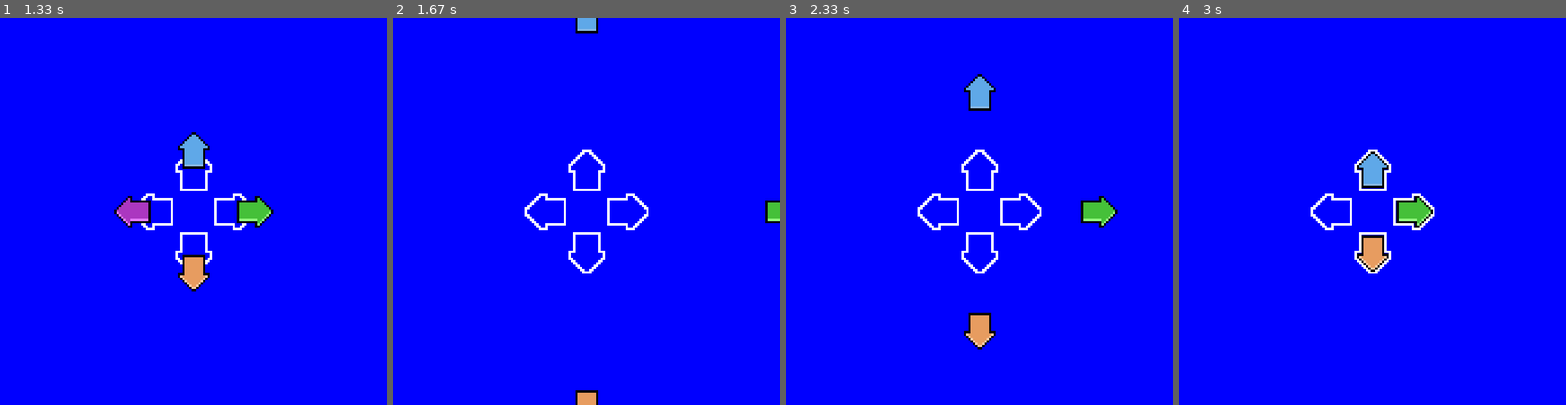
Above: before the commit, frames 1-4 (left to right).
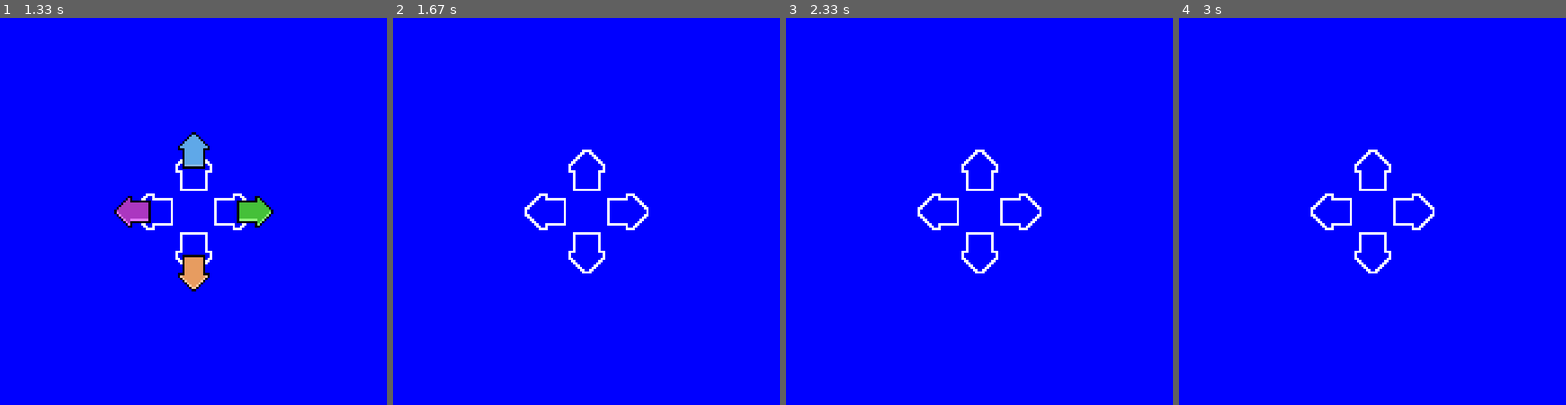
Above: after the commit, the same moments.

Repository: EnzoLuidge/PyGame
Game: pygame game, started from Jogo.py
The game is run twice, just before and just after one commit, with the same random seed, the same clock (stepped at 60 frames per second) and the same inputs.
Inputs:
- Up to frame 1 (1.33 s): no input
- Up to frame 2 (1.67 s): no input
- Up to frame 3 (2.33 s): no input
- Up to frame 4 (3 s): no input

Frame 1 is identical in both runs. In frame 2, 0.7% of the frame differs, in the area x 47-100%, y 0-100%; in frame 3, 1.6%, in the area x 46-86%, y 14-86%; in frame 4, 1.6%.

Commit message:
Sistema kill para todas as setas

Diff:
--- a/Jogo.py
+++ b/Jogo.py
@@ -71,31 +71,20 @@
             self.last = pygame.time.get_ticks()
             # Se a diferença de tempo for menor que 100 milissegundos, é válido.
 
-            if self.last-self.now < 1500:
-                self.state = True
-                print("fala zeze")
-            else:
-                self.state = False
-                self.kill()
-                print('risos')
-
-
-
-    # Checa se o tempo apertado é no range válido
-    def check_tempo_certo(self):
-        # Pega o tempo de agora
-        now = pygame.time.get_ticks()
-
-        # Se a diferença de tempo for menor que 100 milissegundos, é válido.
-        if now-self.last < 100:
-            self.state = True
-        else:
-            self.state = False
-
+            if self.last-self.now < 1600:
+                self.state = True
+
+            else:
+                self.state = False
+                self.kill()
 
 
 class seta_up(pygame.sprite.Sprite):
     def __init__(self):
+        #variável que vai ser usada para checar o tempo
+        self.last = 0
+        # Pega o tempo de agora
+        self.now = pygame.time.get_ticks()
         #construtor da classe mãe (Sprite)
         pygame.sprite.Sprite.__init__(self)
 
@@ -110,10 +99,23 @@
         # Atualizando a posição da seta
         self.rect.y += self.speedy
         if self.rect.centery >= HEIGHT/2-button_height:
-            self.rect.y = -button_width
+            self.speedy = 0
+            self.last = pygame.time.get_ticks()
+            # Se a diferença de tempo for menor que 100 milissegundos, é válido.
+
+            if self.last-self.now < 1600:
+                self.state = True
+
+            else:
+                self.state = False
+                self.kill()
 
 class seta_right(pygame.sprite.Sprite):
     def __init__(self):
+        #variável que vai ser usada para checar o tempo
+        self.last = 0
+        # Pega o tempo de agora
+        self.now = pygame.time.get_ticks()
         #construtor da classe mãe (Sprite)
         pygame.sprite.Sprite.__init__(self)
 
@@ -128,10 +130,24 @@
         # Atualizando a posição da seta
         self.rect.x -= self.speedx
         if self.rect.centerx <= WIDTH/2+button_width:
-            self.rect.x = WIDTH
+            self.speedx = 0
+            self.last = pygame.time.get_ticks()
+            # Se a diferença de tempo for menor que 100 milissegundos, é válido.
+
+            if self.last-self.now < 1600:
+                self.state = True
+
+            else:
+                self.state = False
+                self.kill()
+
 
 class seta_down(pygame.sprite.Sprite):
     def __init__(self):
+        #variável que vai ser usada para checar o tempo
+        self.last = 0
+        # Pega o tempo de agora
+        self.now = pygame.time.get_ticks()
         #construtor da classe mãe (Sprite)
         pygame.sprite.Sprite.__init__(self)
 
@@ -143,10 +159,21 @@
         self.speedy = 3
 
     def update(self):
+
         # Atualizando a posição da seta
         self.rect.y -= self.speedy
         if self.rect.centery <= HEIGHT/2+button_height:
-            self.rect.y = HEIGHT
+            self.speedy = 0
+            self.last = pygame.time.get_ticks()
+            # Se a diferença de tempo for menor que 100 milissegundos, é válido.
+
+            if self.last-self.now < 1600:
+                self.state = True
+
+            else:
+                self.state = False
+                self.kill()
+
 
 class seta_left_space(pygame.sprite.Sprite):
     def __init__(self):
